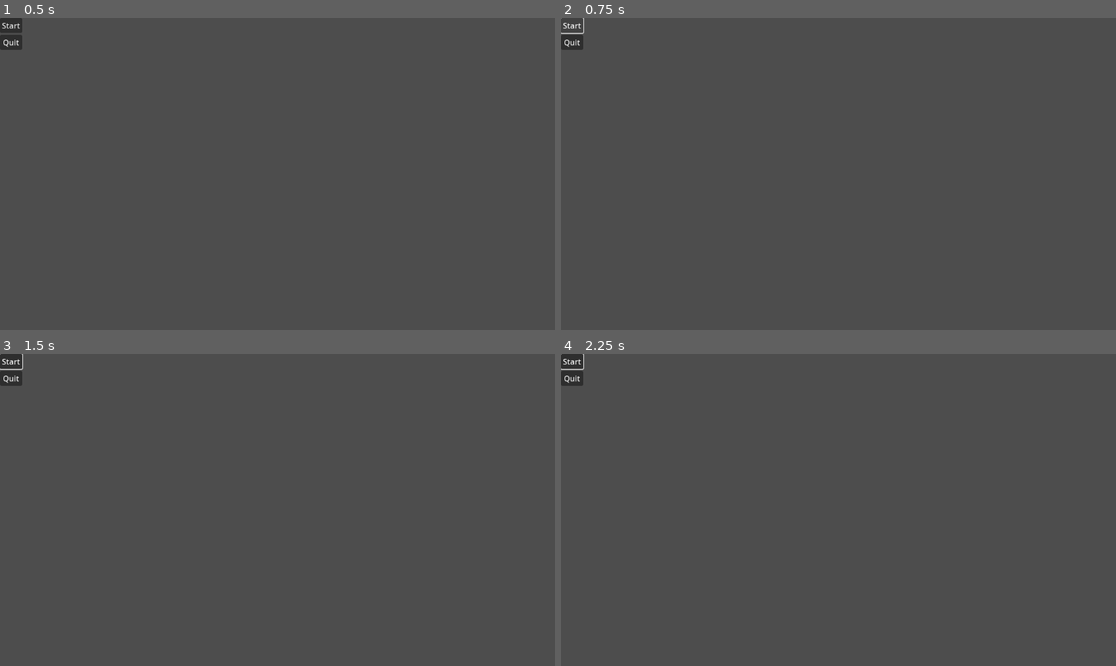
Above: before the commit, frames 1-4 (two rows, left to right).
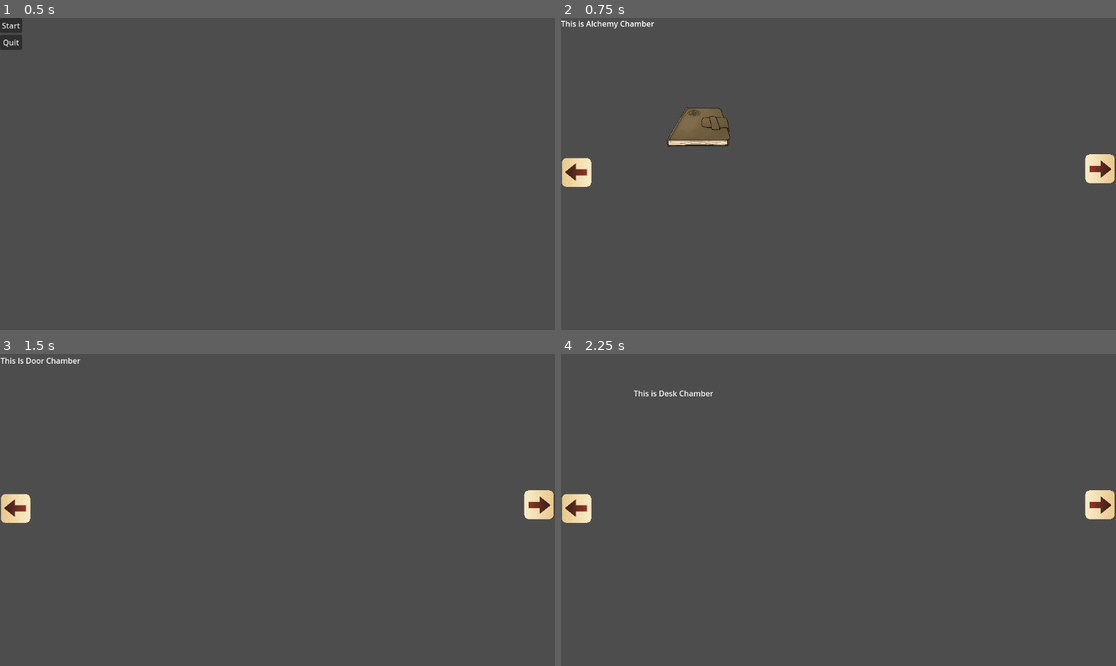
Above: after the commit, the same moments.

Repository: alyssajs/GameJam2024
Game: Godot game, scene res://Scenes/Main_Scenes/menu.tscn
Two runs of this game, one before a commit and one after it. Both use one fixed random seed, a clock stepped at 60 frames per second and the inputs below. Before the commit the project starts from res://Scenes/menu.tscn.
Inputs (mouse positions are in pixels of both pictures, inside the frame that each line leads up to):
- Up to frame 1 (0.5 s): no input
- Up to frame 2 (0.75 s): click "Start" at 0.5 s
- Up to frame 3 (1.5 s): click (538, 519) at 1.27 s
- Up to frame 4 (2.25 s): click (1099, 519) at 2.02 s

Frame 1 is identical in both runs. In frame 2, 2.5% of the frame differs, in the area x 0-100%, y 0-55%; in frame 3, 1.5%; in frame 4, 1.5%.

Commit message:
Adding Arrow Buttons and Scene Skeletons
Adding Arrow Buttons and Scene Skeletons

Diff:
--- /dev/null
+++ b/Scenes/Game_Items/Diary.tscn
@@ -0,0 +1,22 @@
+[gd_scene load_steps=4 format=3 uid="uid://4omj1uscuodi"]
+
+[ext_resource type="Texture2D" uid="uid://c47xg5m73dix3" path="res://Art/diary.png" id="1_ltbfl"]
+[ext_resource type="Script" path="res://Scripts/Game_Items/Diary.gd" id="1_s000a"]
+
+[sub_resource type="RectangleShape2D" id="RectangleShape2D_rokux"]
+size = Vector2(650, 425.532)
+
+[node name="Diary" type="Node2D"]
+script = ExtResource("1_s000a")
+
+[node name="DiarySprite" type="Sprite2D" parent="."]
+position = Vector2(-4, -26)
+scale = Vector2(0.2, 0.188)
+texture = ExtResource("1_ltbfl")
+
+[node name="DiaryArea" type="Area2D" parent="DiarySprite"]
+
+[node name="CollisionShape2D" type="CollisionShape2D" parent="DiarySprite/DiaryArea"]
+position = Vector2(-40, 276.596)
+scale = Vector2(1, 1)
+shape = SubResource("RectangleShape2D_rokux")
--- /dev/null
+++ b/Scenes/Main_Scenes/AlchemyChamber.tscn
@@ -0,0 +1,35 @@
+[gd_scene load_steps=3 format=3 uid="uid://cy1nq8lj77vom"]
+
+[ext_resource type="PackedScene" uid="uid://bftmhdbqhoifg" path="res://Scenes/UI_Components/ChangeSceneComponent.tscn" id="1_j62bd"]
+[ext_resource type="PackedScene" uid="uid://4omj1uscuodi" path="res://Scenes/Game_Items/Diary.tscn" id="2_n0oyb"]
+
+[node name="AlchemyTable" type="Node2D"]
+
+[node name="Control" type="Control" parent="."]
+layout_mode = 3
+anchors_preset = 0
+offset_right = 40.0
+offset_bottom = 40.0
+
+[node name="AspectRatioContainer" type="AspectRatioContainer" parent="Control"]
+layout_mode = 0
+offset_right = 1153.0
+offset_bottom = 649.0
+
+[node name="R_Go_To_Door" parent="Control/AspectRatioContainer" instance=ExtResource("1_j62bd")]
+position = Vector2(1120, 314)
+scene_to_go_to = "res://Scenes/Main_Scenes/DoorChamber.tscn"
+
+[node name="L_Go_To_Desk" parent="Control/AspectRatioContainer" instance=ExtResource("1_j62bd")]
+position = Vector2(31, 320)
+rotation = 3.14159
+scene_to_go_to = "res://Scenes/Main_Scenes/DeskChamber.tscn"
+
+[node name="Label" type="Label" parent="Control"]
+layout_mode = 0
+offset_right = 40.0
+offset_bottom = 23.0
+text = "This is Alchemy Chamber"
+
+[node name="Diary" parent="." instance=ExtResource("2_n0oyb")]
+position = Vector2(293, 201)
--- /dev/null
+++ b/Scenes/Main_Scenes/DeskChamber.tscn
@@ -0,0 +1,28 @@
+[gd_scene load_steps=2 format=3 uid="uid://belsfwaao2yxl"]
+
+[ext_resource type="PackedScene" uid="uid://bftmhdbqhoifg" path="res://Scenes/UI_Components/ChangeSceneComponent.tscn" id="1_rpsge"]
+
+[node name="DeskChamber" type="Node2D"]
+
+[node name="Control" type="Control" parent="."]
+layout_mode = 3
+anchors_preset = 0
+offset_right = 40.0
+offset_bottom = 40.0
+
+[node name="Label" type="Label" parent="Control"]
+layout_mode = 0
+offset_right = 468.0
+offset_bottom = 163.0
+text = "This is Desk Chamber"
+horizontal_alignment = 1
+vertical_alignment = 1
+
+[node name="R_Go_To_Alchemy" parent="Control" instance=ExtResource("1_rpsge")]
+position = Vector2(1120, 314)
+scene_to_go_to = "res://Scenes/Main_Scenes/AlchemyChamber.tscn"
+
+[node name="L_Go_To_Door" parent="Control" instance=ExtResource("1_rpsge")]
+position = Vector2(31, 320)
+rotation = -3.14159
+scene_to_go_to = "res://Scenes/Main_Scenes/DoorChamber.tscn"
--- /dev/null
+++ b/Scenes/Main_Scenes/DoorChamber.tscn
@@ -0,0 +1,28 @@
+[gd_scene load_steps=2 format=3 uid="uid://c0rwwkulpwxgp"]
+
+[ext_resource type="PackedScene" uid="uid://bftmhdbqhoifg" path="res://Scenes/UI_Components/ChangeSceneComponent.tscn" id="1_wxbfs"]
+
+[node name="DoorChamber" type="Node2D"]
+
+[node name="Control" type="Control" parent="."]
+layout_mode = 3
+anchors_preset = 0
+offset_right = 40.0
+offset_bottom = 40.0
+
+[node name="R_Go_To_Desk" parent="Control" instance=ExtResource("1_wxbfs")]
+position = Vector2(1120, 314)
+scene_to_go_to = "res://Scenes/Main_Scenes/DeskChamber.tscn"
+
+[node name="L_Go_To_Alchemy" parent="Control" instance=ExtResource("1_wxbfs")]
+position = Vector2(31, 320)
+rotation = -3.14159
+scene_to_go_to = "res://Scenes/Main_Scenes/AlchemyChamber.tscn"
+
+[node name="Label" type="Label" parent="Control"]
+layout_mode = 0
+offset_left = 1.0
+offset_top = 2.0
+offset_right = 41.0
+offset_bottom = 25.0
+text = "This Is Door Chamber"
--- a/Scenes/menu.tscn
+++ b/Scenes/Main_Scenes/menu.tscn
@@ -1,6 +1,6 @@
 [gd_scene load_steps=2 format=3 uid="uid://di0jborn1bsap"]
 
-[ext_resource type="Script" path="res://Menu.gd" id="1_dh3gu"]
+[ext_resource type="Script" path="res://Scripts/StartMenu.gd" id="1_jrl5a"]
 
 [node name="Menu" type="Control"]
 layout_mode = 3
@@ -9,7 +9,7 @@
 anchor_bottom = 1.0
 grow_horizontal = 2
 grow_vertical = 2
-script = ExtResource("1_dh3gu")
+script = ExtResource("1_jrl5a")
 
 [node name="MarginContainer" type="MarginContainer" parent="."]
 layout_mode = 0
--- /dev/null
+++ b/Scenes/UI_Components/ChangeSceneComponent.tscn
@@ -0,0 +1,26 @@
+[gd_scene load_steps=3 format=3 uid="uid://bftmhdbqhoifg"]
+
+[ext_resource type="Script" path="res://Scripts/UI/ChangeSceneComponent.gd" id="1_teibm"]
+[ext_resource type="Texture2D" uid="uid://cydlswt7m0jh1" path="res://Art/arrow.png" id="2_14plh"]
+
+[node name="ChangeSceneComponent" type="Node2D"]
+script = ExtResource("1_teibm")
+
+[node name="Change_Scene" type="Button" parent="."]
+anchors_preset = 8
+anchor_left = 0.5
+anchor_top = 0.5
+anchor_right = 0.5
+anchor_bottom = 0.5
+offset_left = -69.0
+offset_top = -60.0
+offset_right = 1179.0
+offset_bottom = 1696.0
+grow_horizontal = 2
+grow_vertical = 2
+scale = Vector2(0.1, 0.1)
+icon = ExtResource("2_14plh")
+flat = true
+icon_alignment = 1
+
+[connection signal="pressed" from="Change_Scene" to="." method="_on_change_scene_pressed"]
--- a/Scenes/test.tscn
+++ b/Scenes/test.tscn
@@ -1,8 +1,8 @@
 [gd_scene load_steps=4 format=3 uid="uid://fypr2ayhi5ug"]
 
-[ext_resource type="PackedScene" uid="uid://ct8o544dfaaf8" path="res://Scenes/drop_zone.tscn" id="1_3x733"]
-[ext_resource type="PackedScene" uid="uid://bp6ur4r6oxwpm" path="res://Scenes/material.tscn" id="2_bfxlc"]
-[ext_resource type="PackedScene" uid="uid://dxgm251suss5t" path="res://Scenes/metal.tscn" id="3_nnt07"]
+[ext_resource type="PackedScene" uid="uid://ct8o544dfaaf8" path="res://Scenes/Game_Items/drop_zone.tscn" id="1_3x733"]
+[ext_resource type="PackedScene" uid="uid://bp6ur4r6oxwpm" path="res://Scenes/Game_Items/material.tscn" id="2_bfxlc"]
+[ext_resource type="PackedScene" uid="uid://dxgm251suss5t" path="res://Scenes/Game_Items/metal.tscn" id="3_nnt07"]
 
 [node name="Test" type="Node2D"]
 
--- /dev/null
+++ b/Scripts/Game_Items/Diary.gd
@@ -0,0 +1,11 @@
+extends Node2D
+
+
+# Called when the node enters the scene tree for the first time.
+func _ready():
+	pass # Replace with function body.
+
+
+# Called every frame. 'delta' is the elapsed time since the previous frame.
+func _process(delta):
+	pass
--- /dev/null
+++ b/Scripts/StartMenu.gd
@@ -0,0 +1,8 @@
+extends Control
+
+func _on_start_pressed():
+	get_tree().change_scene_to_file("res://Scenes/Main_Scenes/AlchemyChamber.tscn")
+
+
+func _on_quit_pressed():
+	get_tree().quit()
--- /dev/null
+++ b/Scripts/UI/ChangeSceneComponent.gd
@@ -0,0 +1,27 @@
+extends Node2D
+
+@export
+var scene_to_go_to : String
+
+#@export
+#var is_flipped : bool
+
+#@onready
+#var self_node = $"."
+
+# Called when the node enters the scene tree for the first time.
+func _ready():
+	#if is_flipped:
+		#self_node.transform
+	pass
+
+
+
+
+# Called every frame. 'delta' is the elapsed time since the previous frame.
+func _process(delta):
+	pass
+
+
+func _on_change_scene_pressed():
+	get_tree().change_scene_to_file(scene_to_go_to)
--- a/project.godot
+++ b/project.godot
@@ -11,7 +11,7 @@
 [application]
 
 config/name="game_jam"
-run/main_scene="res://Scenes/menu.tscn"
+run/main_scene="res://Scenes/Main_Scenes/menu.tscn"
 config/features=PackedStringArray("4.2", "GL Compatibility")
 config/icon="res://icon.svg"
 
Binary file added: Art/arrow.png
Not shown, added: Art/arrow.png.import
Binary file added: Art/diary.png
Not shown, added: Art/diary.png.import
Binary file added: Art/notes.png
Not shown, added: Art/notes.png.import
Binary file added: Art/recipes_book.png
Not shown, added: Art/recipes_book.png.import
Renamed: Scenes/drop_zone.tscn -> Scenes/Game_Items/drop_zone.tscn
Renamed: Scenes/material.tscn -> Scenes/Game_Items/material.tscn
Renamed: Scenes/metal.tscn -> Scenes/Game_Items/metal.tscn
